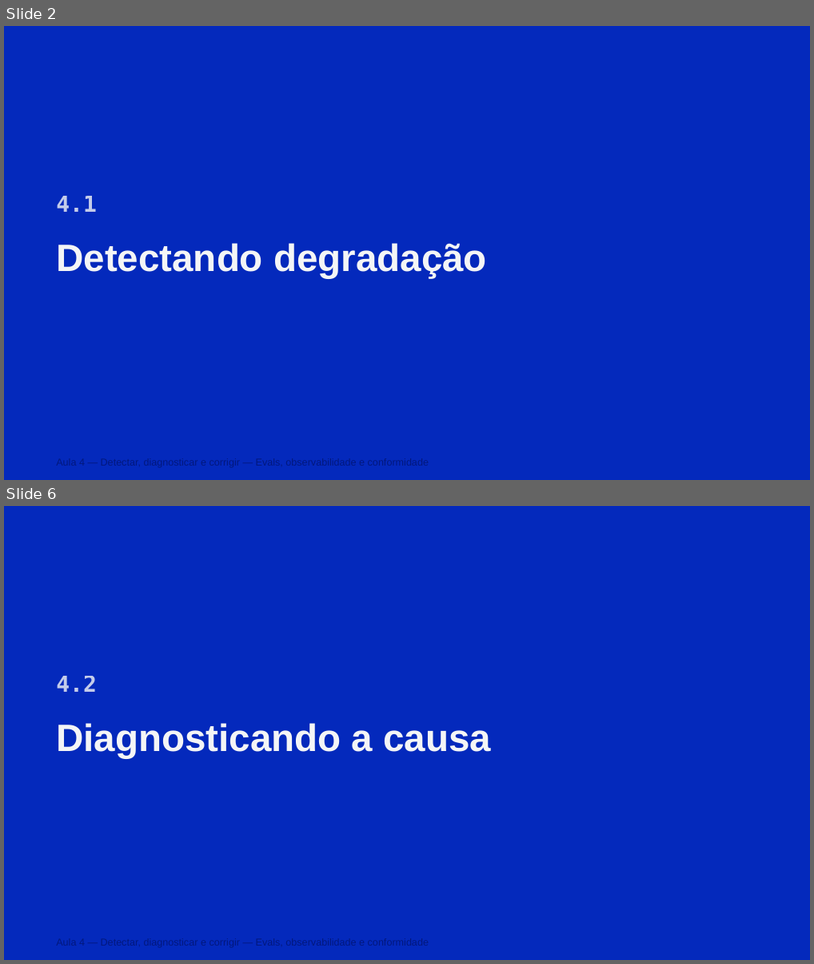
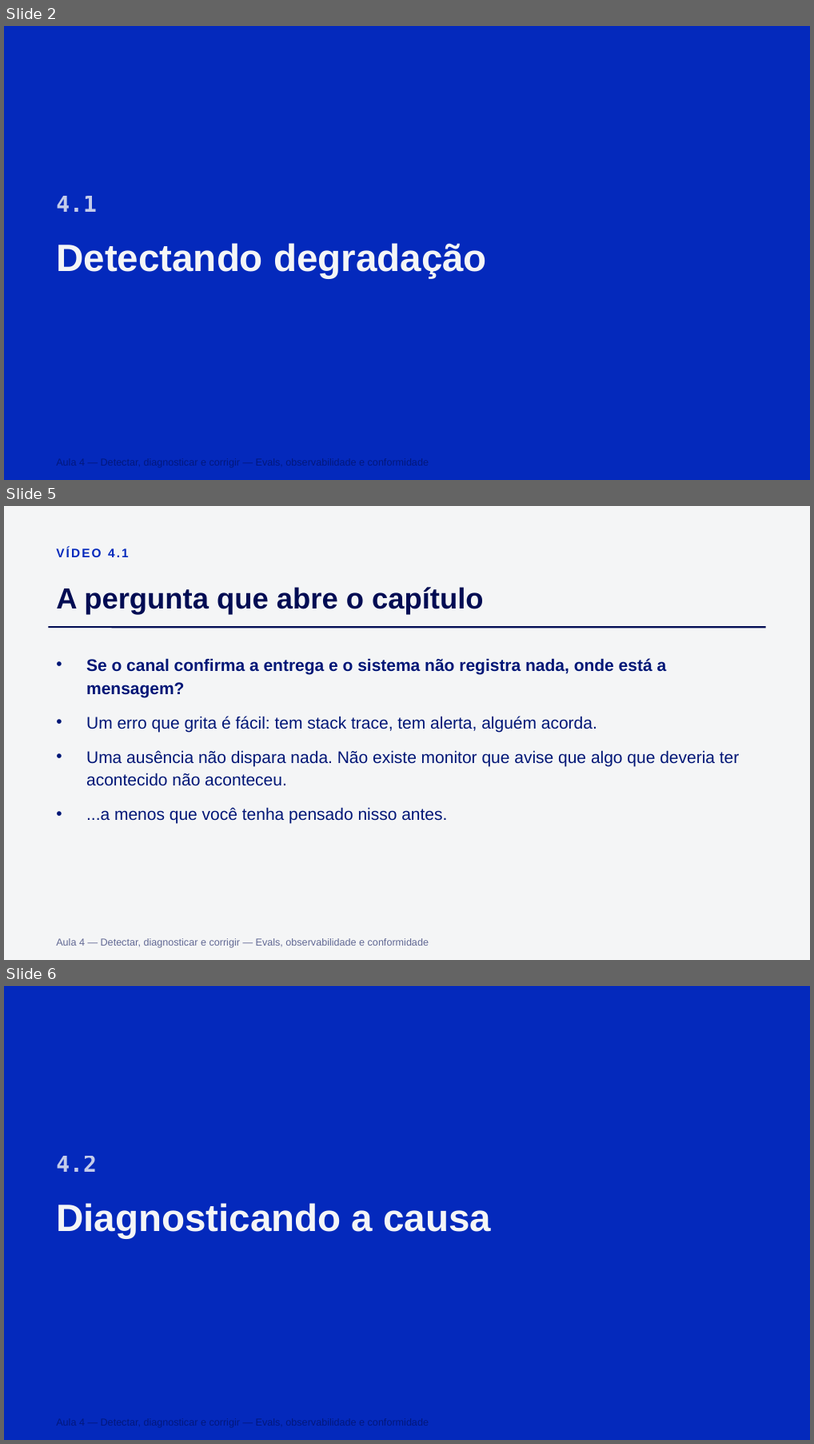
Before and after one commit to Djegao/alura-produto-ficticio, a slide deck: slides/aula4.pptx. Shown one above the other, each under a label of ours: slides 2 and 6 before the commit, slides 2, 5 and 6 after it; the slides between them are not shown. The pictures are 814x964 and 814x1444 pixels, drawn with LibreOffice and Linux fonts; fonts in the diff are those of the drawing. Boxes give left, top, right and bottom in pixels: in the first picture for what was removed or moved away, otherwise in the second. Text is boxed around its words. In the diff, an @@ line names an element or a change of style, - is before the commit and + after.

```diff
--- a/slides/aula4.pptx
+++ b/slides/aula4.pptx
@@ slide 5 added at (4,506,810,960), background #F4F5F6 @@
@@ text added at (56,547,129,557), 11 pt, text #0429BC, bold @@
+VÍDEO 4.1
@@ text added at (56,587,483,614), 26 pt, text #010C53, bold @@
+A pergunta que abre o capítulo
@@ line added from (48, 627) to (766, 627), #010C53 1.5 pt @@
@@ text added at (86,658,739,824), 15 pt, text #011676 @@
+• Se o canal confirma a entrega e o sistema não registra nada, onde está a mensagem?
+• Um erro que grita é fácil: tem stack trace, tem alerta, alguém acorda.
+• Uma ausência não dispara nada. Não existe monitor que avise que algo que deveria ter acontecido não aconteceu.
+• ...a menos que você tenha pensado nisso antes.
@@ text added at (56,938,429,948), 9 pt, text #010C53 at 60% opacity @@
+Aula 4 — Detectar, diagnosticar e corrigir — Evals, observabilidade e conformidade
```
Also in this commit, not shown: 13 slides changed, 7 other slides added, 1 slide removed, 7 other files.
